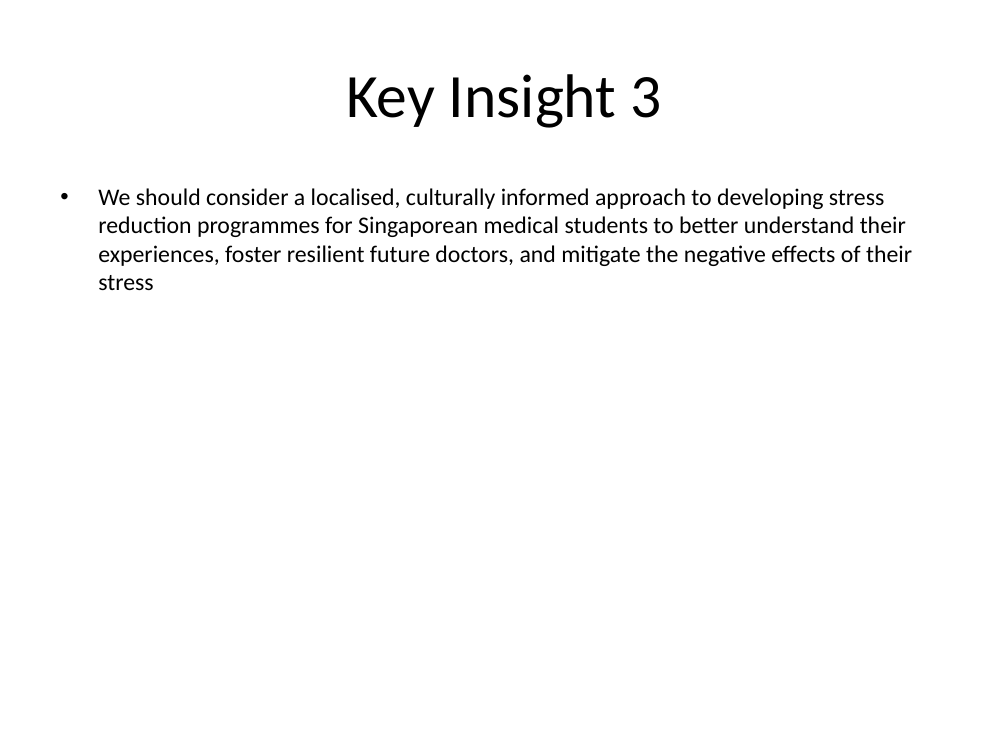
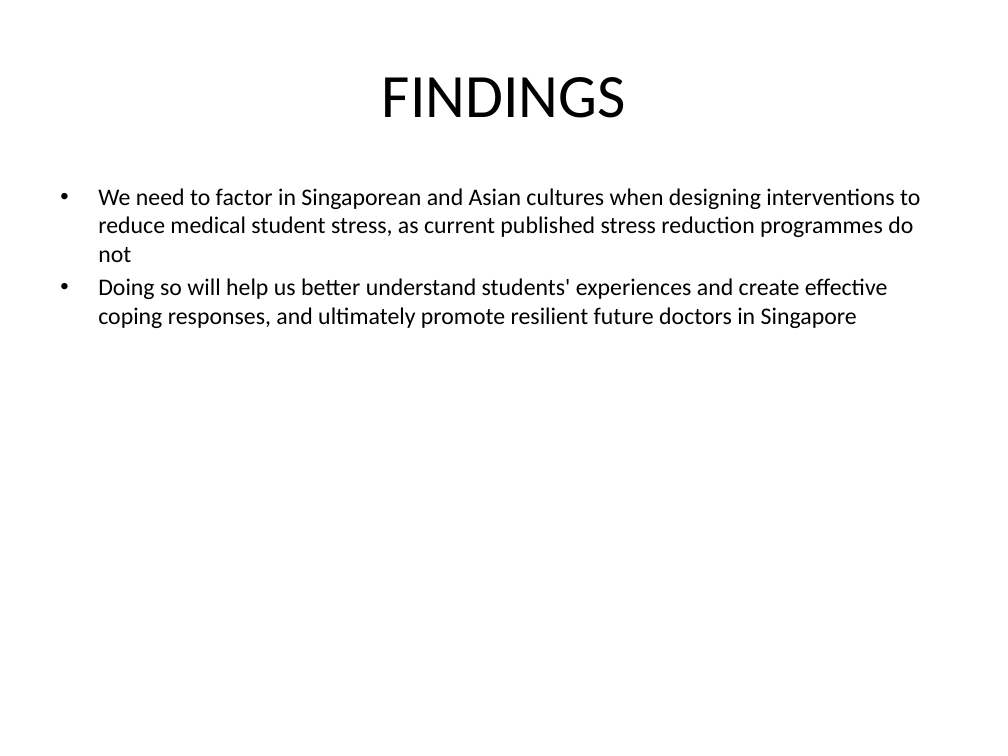
Before and after one commit to RowenTey/lazy-docs, a slide deck: slide 4 of web-app/public/research.ppt. Drawn at 1008x756 pixels with LibreOffice and Linux fonts; fonts in the diff are those of the drawing. Boxes give left, top, right and bottom in pixels: in the first picture for what was removed or moved away, otherwise in the second. Text is boxed around its words. In the diff, an @@ line names an element or a change of style, - is before the commit and + after.

```diff
--- a/web-app/public/research.ppt
+++ b/web-app/public/research.ppt
@@ title at box(382, 77, 626, 118): text changed @@
-Key Insight 3
+FINDINGS
@@ text at box(98, 188, 920, 328): text changed @@
-• We should consider a localised, culturally informed approach to developing stress reduction programmes for Singaporean medical students to better understand their experiences, foster resilient future doctors, and mitigate the negative effects of their stress
+• We need to factor in Singaporean and Asian cultures when designing interventions to reduce medical student stress, as current published stress reduction programmes do not
+• Doing so will help us better understand students' experiences and create effective coping responses, and ultimately promote resilient future doctors in Singapore
```
Also in this commit, not shown: 5 other slides changed, 10 other files.
